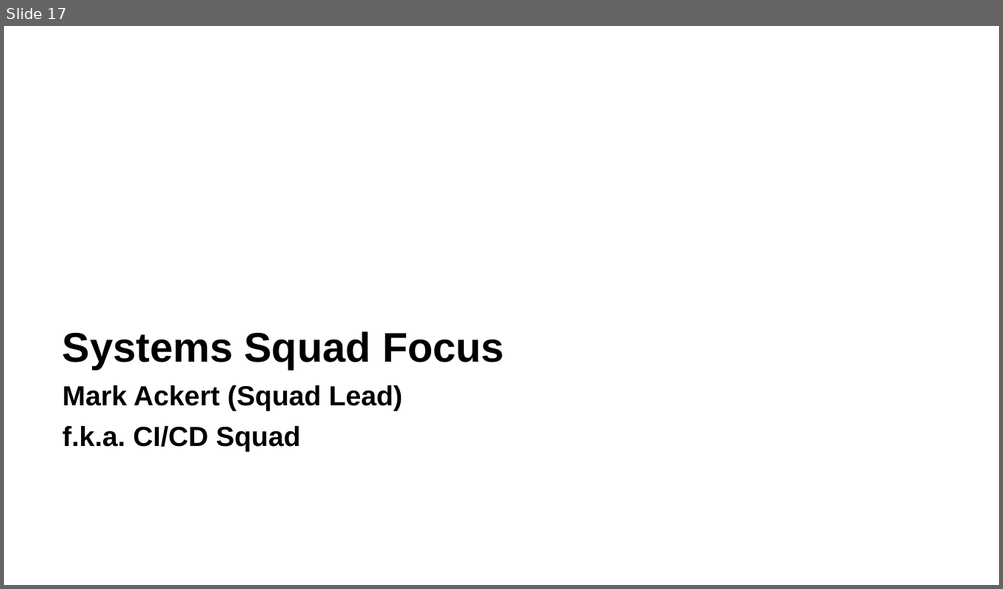
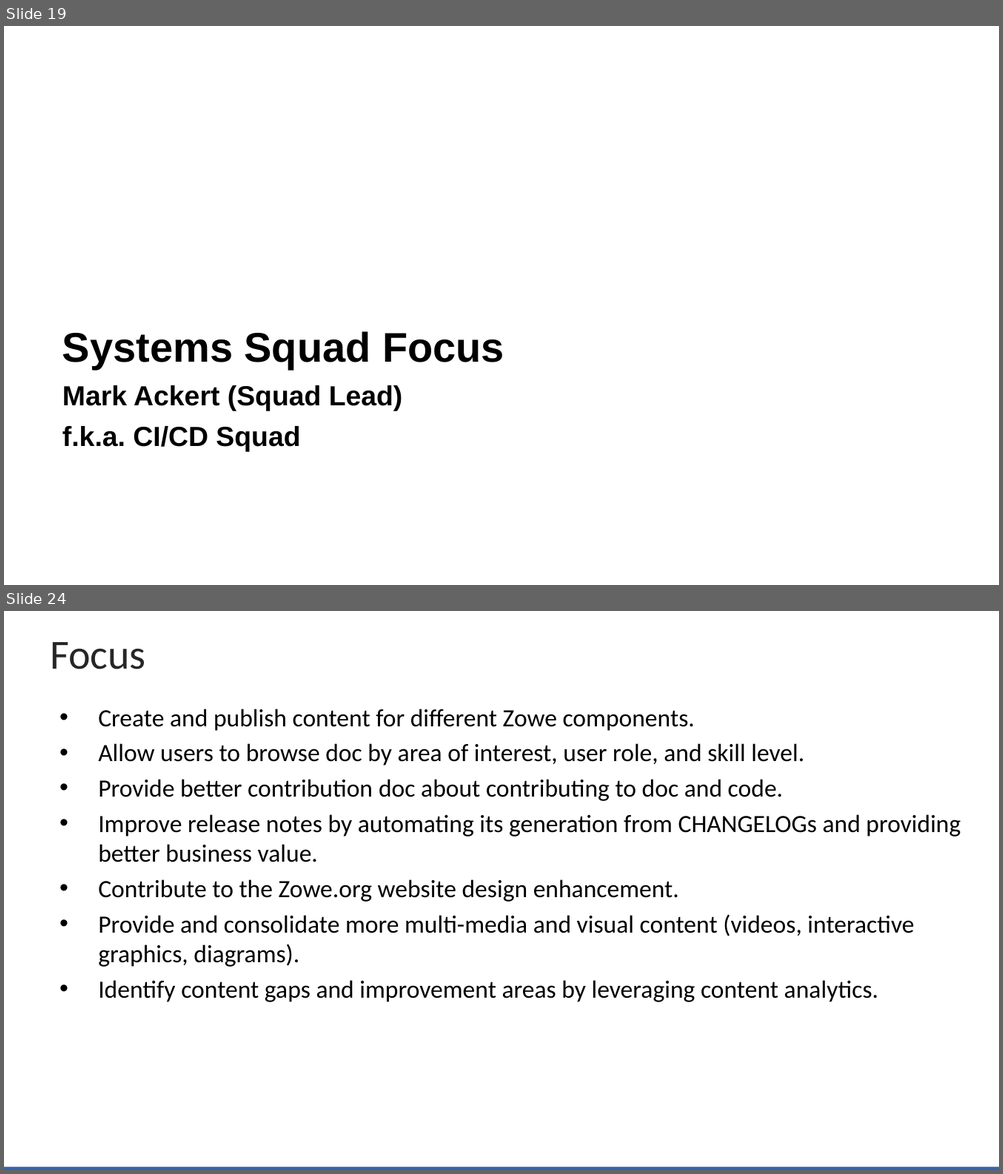
Before and after one commit to zowe/community, a slide deck: Project Management/20PI3 Planning/Zowe Community Squad Focus for 20PI3.pptx. Shown one above the other, each under a label of ours: slide 17 before the commit, slides 19 and 24 after it; the slides between them are not shown. The pictures are 1003x589 and 1003x1174 pixels, drawn with LibreOffice and Linux fonts; fonts in the diff are those of the drawing; background and template pictures are left out. Boxes give left, top, right and bottom in pixels: in the first picture for what was removed or moved away, otherwise in the second. Text is boxed around its words. In the diff, an @@ line names an element or a change of style, - is before the commit and + after.

```diff
--- a/Project Management/20PI3 Planning/Zowe Community Squad Focus for 20PI3.pptx
+++ b/Project Management/20PI3 Planning/Zowe Community Squad Focus for 20PI3.pptx
@@ slide 24 added at bbox=[4, 611, 999, 1170], background #FFFFFF @@
@@ title added at bbox=[51, 642, 146, 669], 30 pt, text #262626 @@
+Focus
@@ text added at bbox=[98, 709, 960, 1002], 18 pt, text #000000 @@
+• Create and publish content for different Zowe components.
+• Allow users to browse doc by area of interest, user role, and skill level.
+• Provide better contribution doc about contributing to doc and code.
+• Improve release notes by automating its generation from CHANGELOGs and providing better business value.
+• Contribute to the Zowe.org website design enhancement.
+• Provide and consolidate more multi-media and visual content (videos, interactive graphics, diagrams).
+• Identify content gaps and improvement areas by leveraging content analytics.
@@ rectangle added at bbox=[4, 1167, 999, 1170], fill #3664AD @@
@@ what was slide 17 is now slide 19 @@
```
Also in this commit, not shown: 4 slides changed, 4 other slides added, 3 slides removed.
